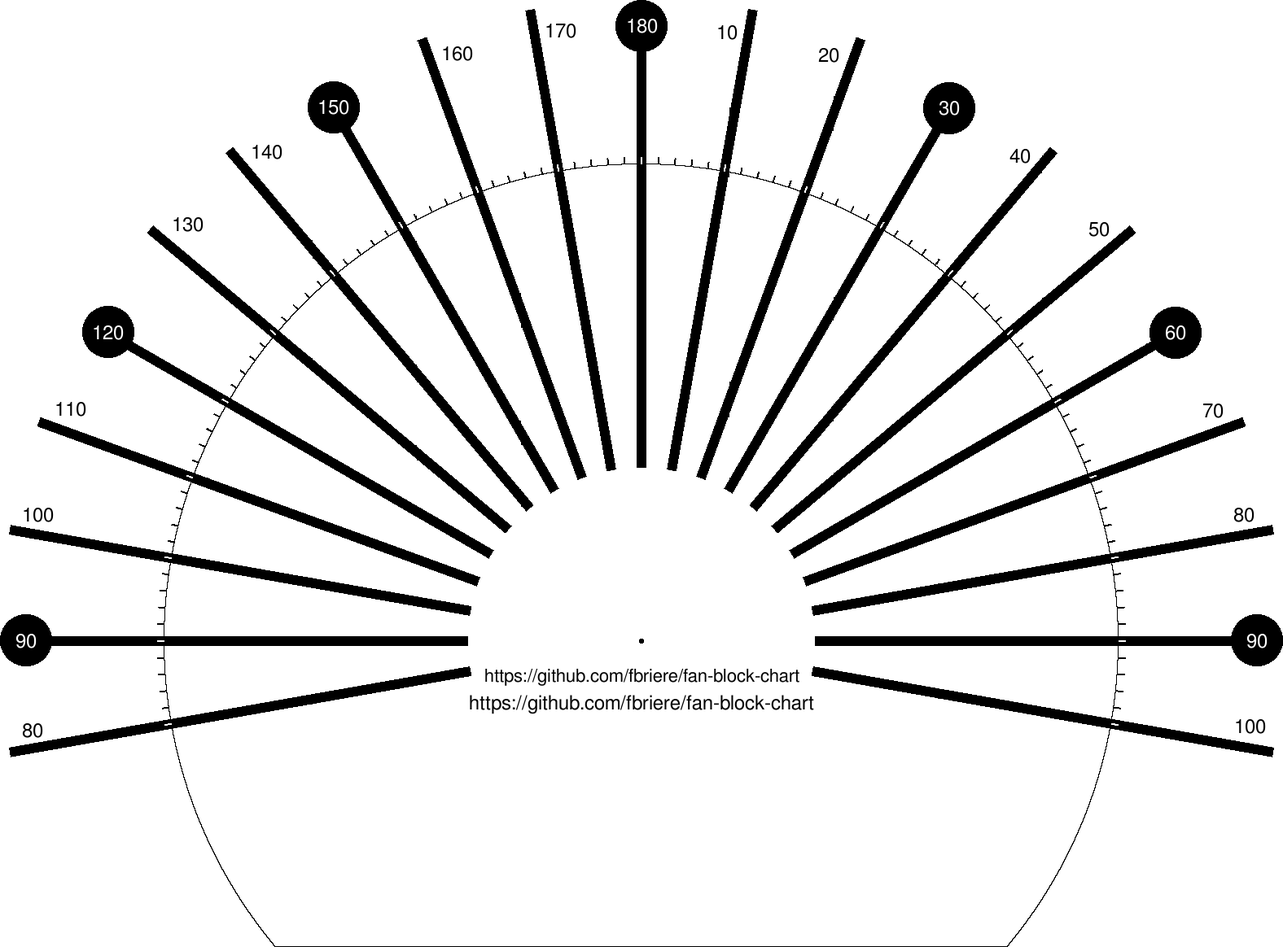
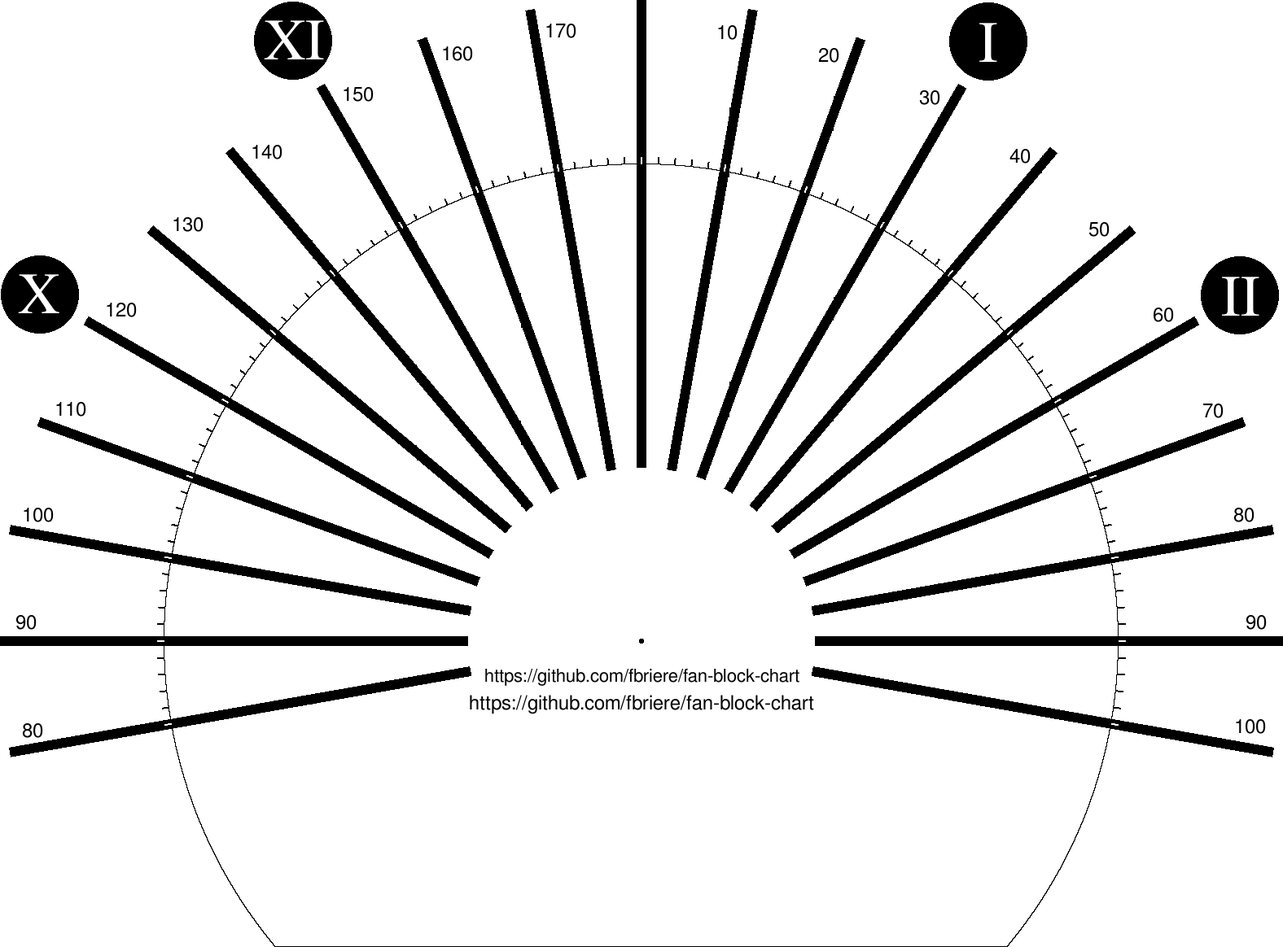
Before/after of a (1283, 947) layered artwork. What changed in the layer stack:
showed "I", painted on it over bbox(944, 22, 998, 118)
showed "II", painted on it over bbox(1165, 276, 1260, 343)
showed "X", painted on it over bbox(17, 274, 119, 342)
showed "XI", painted on it over bbox(263, 20, 349, 118)
painted on "30" over bbox(919, 90, 960, 116)
painted on "60" over bbox(1153, 307, 1186, 341)
painted on "90 R" over bbox(1245, 615, 1268, 649)
painted on "90 L" over bbox(15, 615, 37, 649)
painted on "120" over bbox(93, 301, 137, 341)
painted on "150" over bbox(319, 86, 374, 115)
hid "180", painted on it over bbox(627, 17, 658, 34)
painted on "Hour Markers" over bbox(0, 0, 1283, 667)
